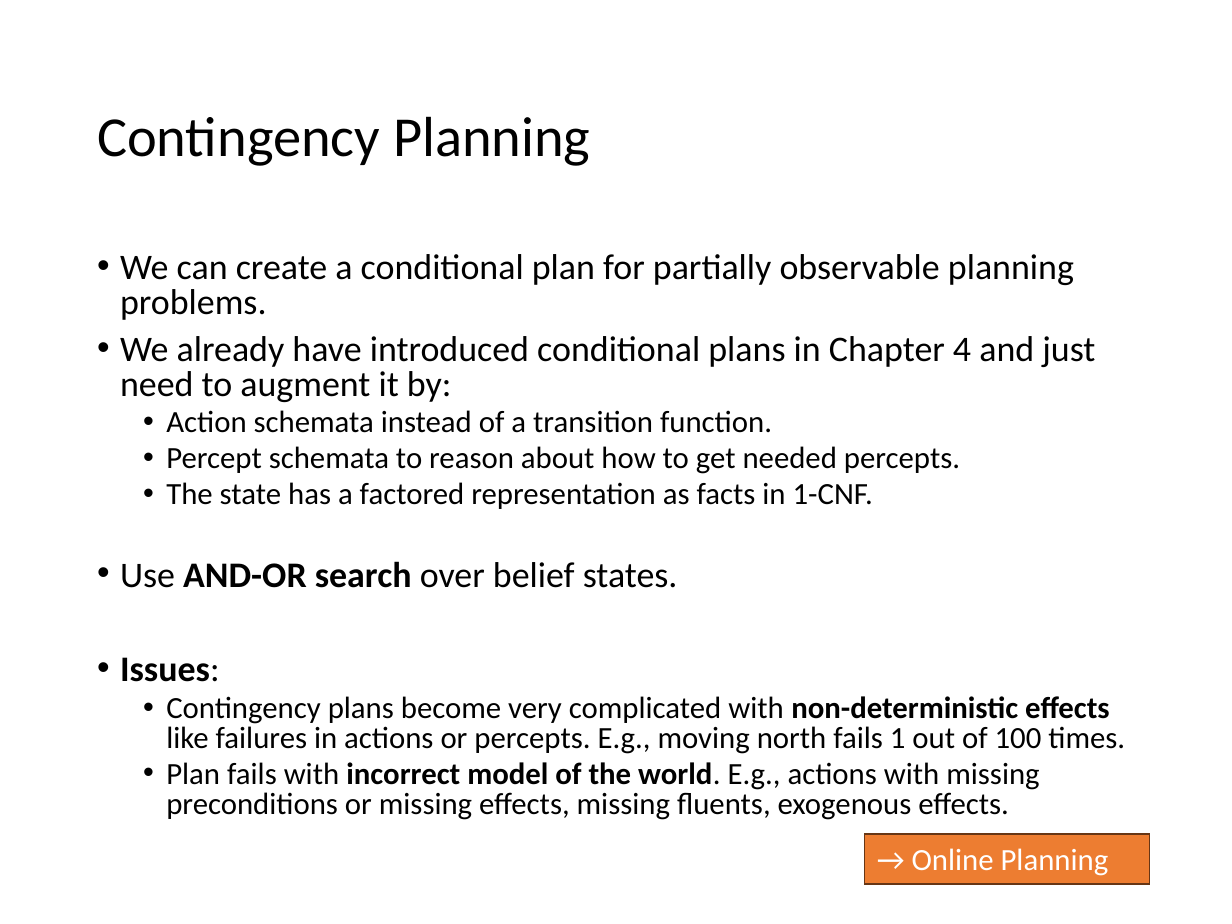
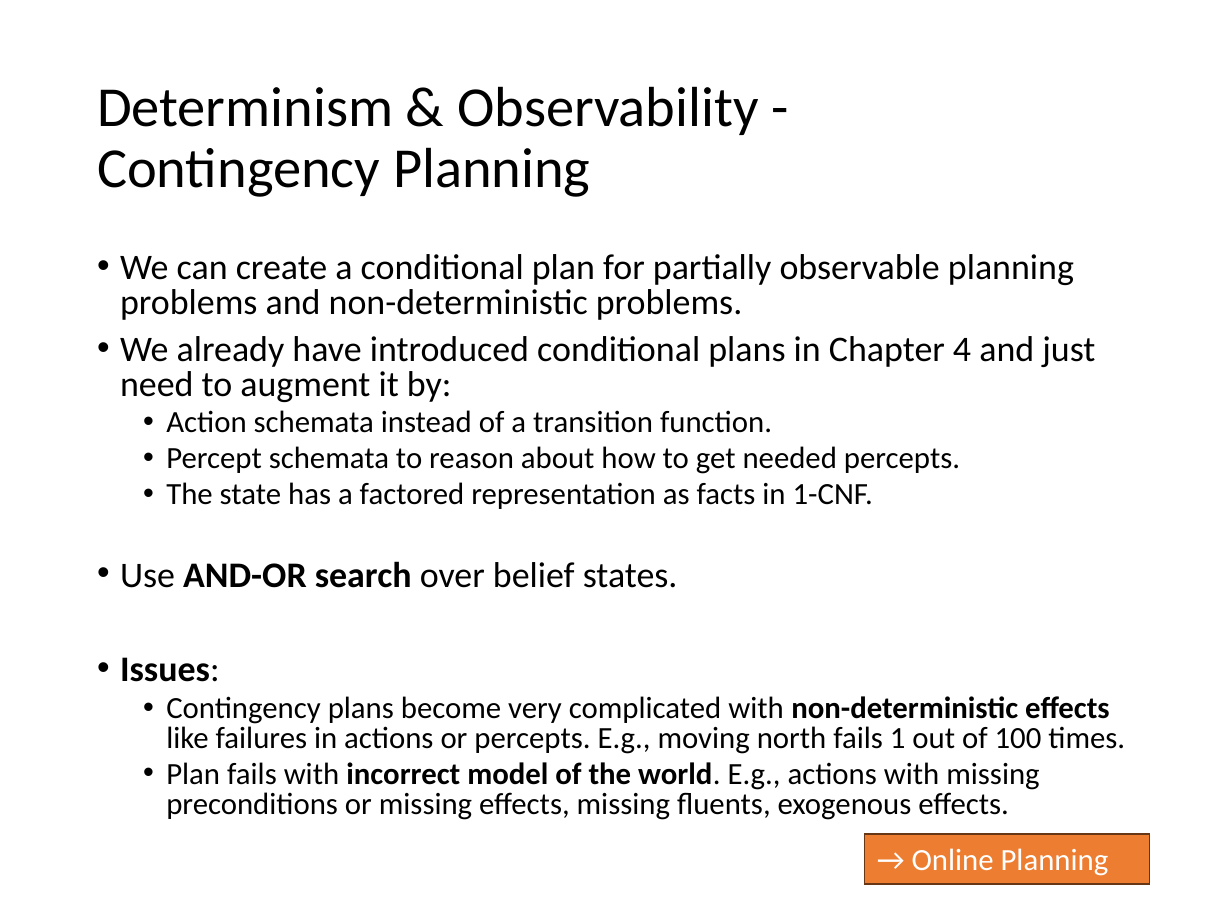
Before and after one commit to mhahsler/CS7320-AI, a slide deck: slide 18 of slides/11_Automated_Planning.pptx. Drawn at 1232x924 pixels with LibreOffice and Linux fonts; fonts in the diff are those of the drawing. Boxes give left, top, right and bottom in pixels: in the first picture for what was removed or moved away, otherwise in the second. Text is boxed around its words. In the diff, an @@ line names an element or a change of style, - is before the commit and + after.

```diff
--- a/slides/11_Automated_Planning.pptx
+++ b/slides/11_Automated_Planning.pptx
@@ title at box(97, 86, 759, 197): text changed @@
-Contingency Planning
+Determinism & Observability -
+Contingency Planning
@@ text at box(120, 254, 1074, 320): text changed @@
-• We can create a conditional plan for partially observable planning problems.
+• We can create a conditional plan for partially observable planning problems and non-deterministic problems.
```
Also in this commit, not shown: 11 other slides changed, 1 other file.
